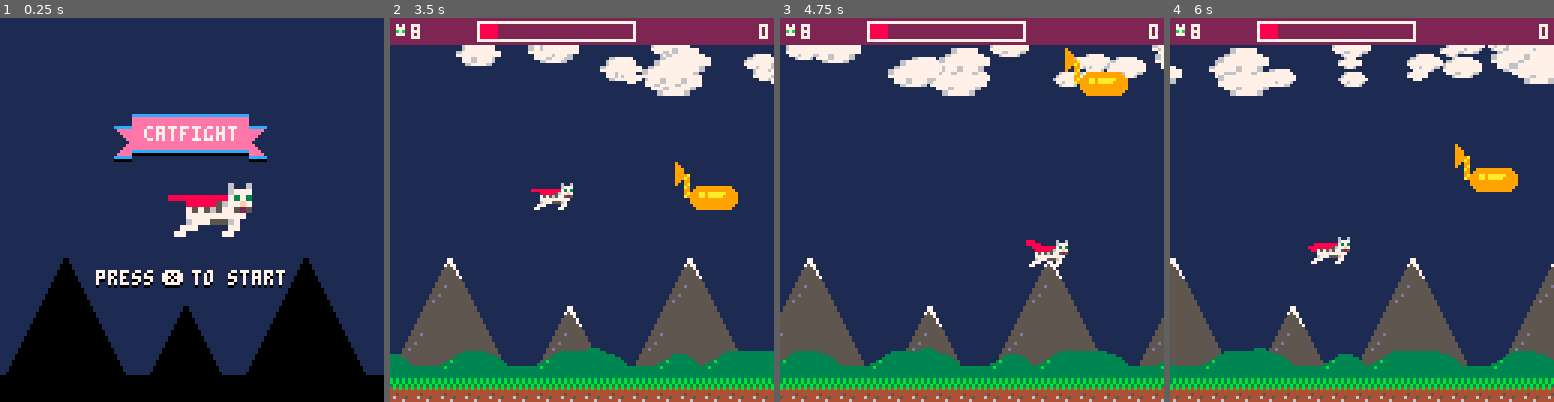
Above: before the commit, frames 1-4 (left to right).
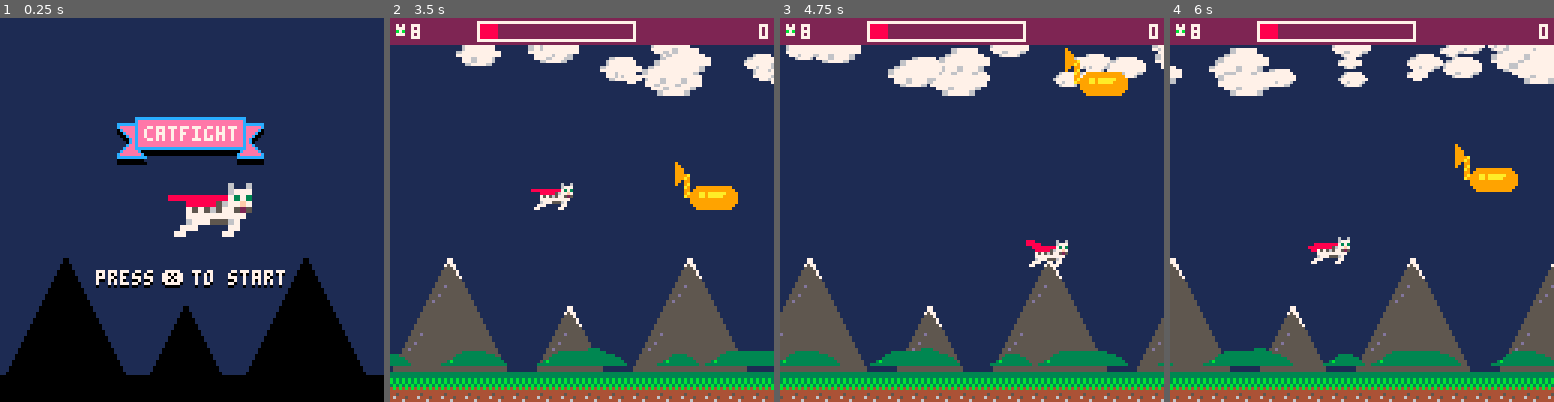
Above: after the commit, the same moments.

Repository: zothynine/picoheads
Game: PICO-8 cartridge catfight.p8
Same seed, same stepped clock (60 frames per second), same inputs: the game is played once before the commit and once after it.
Inputs:
- Up to frame 1 (0.25 s): no input
- Up to frame 2 (3.5 s): tap X (X key) at 0.33, 1.07, 1.85, 2.97 s; tap O (Z key) at 0.7, 1.7, 2.1, 2.5, 2.9, 3.3 s; hold Right 1.6-2.1 s; hold Up 2.15-2.42 s; hold Right 2.47-3.03 s; hold Left from 3.08 s (still down)
- Up to frame 3 (4.75 s): release Left at 3.58 s; hold Down 3.63-3.97 s; tap O (Z key) at 3.7, 4.1, 4.5 s; hold Right 4.02-4.68 s; tap X (X key) at 4.08 s; hold Up from 4.73 s (still down)
- Up to frame 4 (6 s): tap O (Z key) at 4.9, 5.3, 5.7 s; release Up at 5.03 s; hold Left 5.08-5.68 s; tap X (X key) at 5.2 s; hold Down from 5.73 s (still down)

The runs differ from the first frame. In frame 1, 1.7% of the frame differs, in the area x 29-70%, y 25-39%; in frame 2, 1.6%; in frame 3, 1.6%; in frame 4, 1.6%.

Commit message:
New Ribbon

Diff:
--- a/catfight.p8
+++ b/catfight.p8
@@ -344,15 +344,15 @@
   foreach(clouds,draw_cloud)
   draw_map({l1=true})
   pal()
-  rectfill(0,119,127,127,0)
-  sspr(16,8,6,11,38,36)
-  line(44,32,82,32,12)
-  rectfill(44,33,82,43,14)
-  line(44,44,82,44,12)
-  line(38,47,43,47,0)
-  line(44,45,82,45,0)
-  line(83,47,88,47,0)
-  sspr(16,8,6,11,83,36,6,11,true)
+  rectfill(0,119,127,127,0) --black floor
+
+  --ribbon with shadow
+  pal(12,0)
+  pal(14,0)
+  sspr(0,48,49,15,39,35)
+  pal()
+  sspr(0,48,49,15,39,33)
+
   print_center("catfight",36,7)
   draw_ascii(2)
   print_shadow("press   to start",0,84,7,false,true)
Not shown, changed: 27 lines of the sprite sheet (__gfx__) section of catfight.p8
